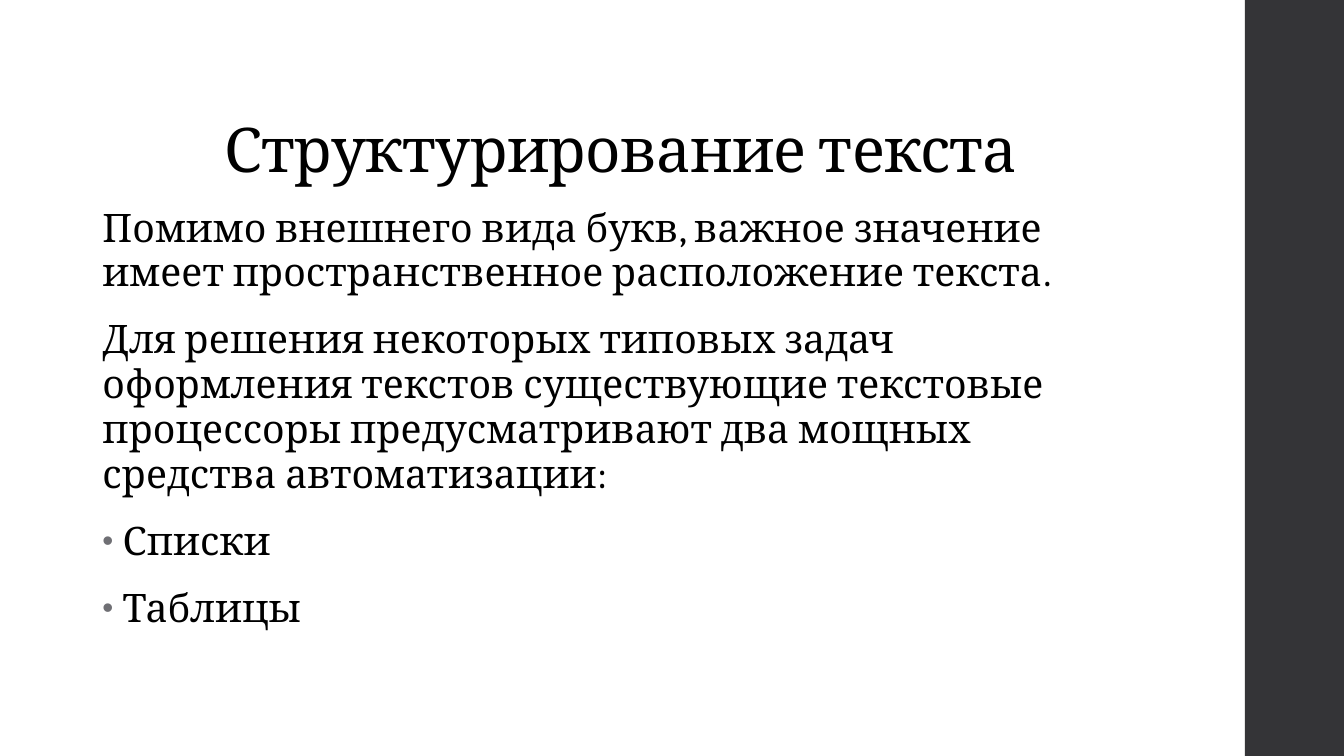
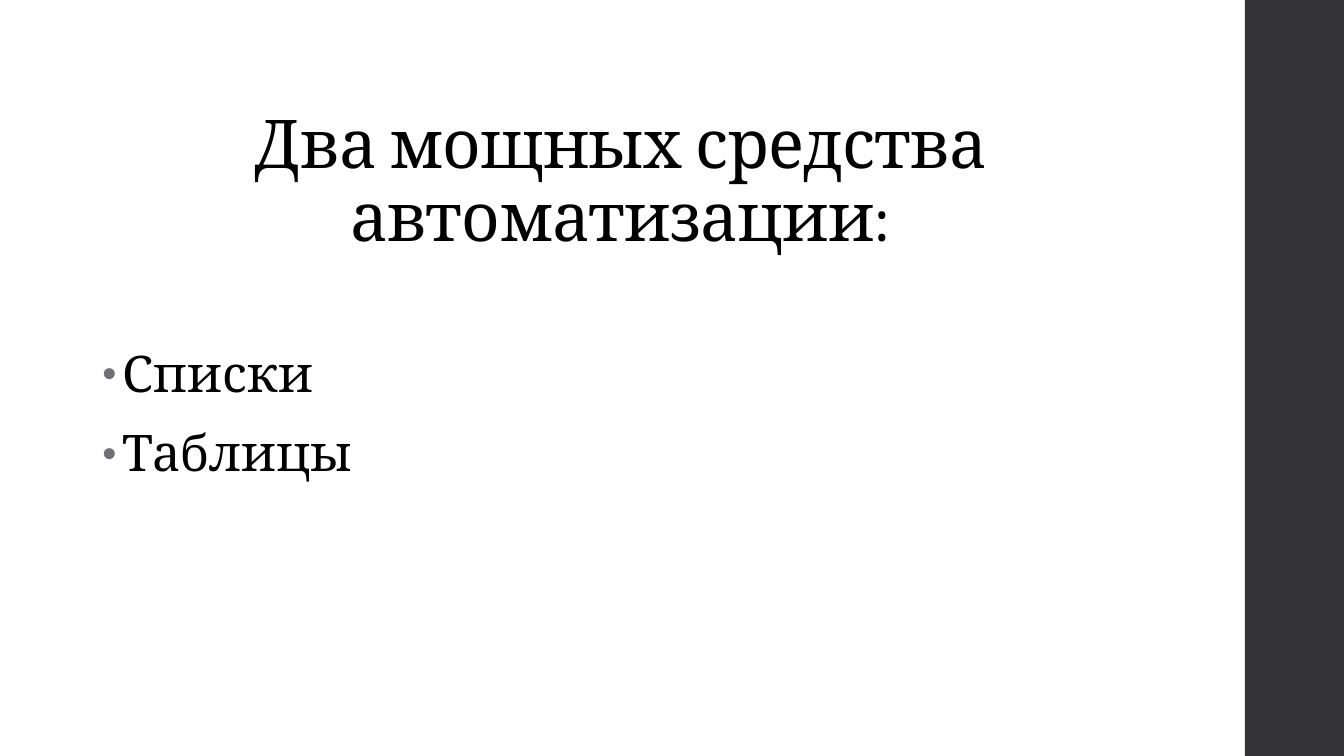
Before and after one commit to svetlanailicheva/homeworks, a slide deck: slide 5 of курсовая.pptx. Drawn at 1344x756 pixels with LibreOffice and Linux fonts; fonts in the diff are those of the drawing. Boxes give left, top, right and bottom in pixels: in the first picture for what was removed or moved away, otherwise in the second. Text is boxed around its words. In the diff, an @@ line names an element or a change of style, - is before the commit and + after.

```diff
--- a/курсовая.pptx
+++ b/курсовая.pptx
@@ title at (255,120,988,255): text changed; size 44 to 48 pt @@
-Структурирование текста
+Два мощных средства автоматизации:
@@ text at (102,212,1043,498): paragraphs removed @@
-Помимо внешнего вида букв, важное значение имеет пространственное расположение текста.
-Для решения некоторых типовых задач оформления текстов существующие текстовые процессоры предусматривают два мощных средства автоматизации:
@@ text "Списки": place and size @@
-text "Списки" at (102,212,1043,631)
+text "Списки" at (123,355,353,482)
@@ text "Списки" at (123,355,353,482): size 28 to 36 pt @@
```
Also in this commit, not shown: 8 other slides changed, 1 other file.
